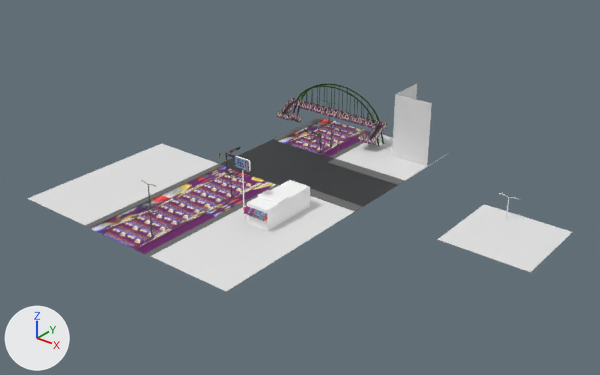
Renders of the Blender file data/mars/maps/import/marscity.blend from each side of a commit.
Before and after are seen from a 50 mm lens placed at (95.7, -80.7, 66.0), pointed at (14.0, 21.5, 2.6). The axes (+X, +Y, +Z) are drawn at lower left. The lights are the same throughout.

The first picture shows 'blvd_bridge', 'blvd_kfcmid', 'blvd_kfcs', 'blvd_main', 'city_floor', 'city_gig_carl_n', 'city_gig_carl_s', 'city_kfc', 'city_kfc_n', 'city_multi_s', 'city_septm'.
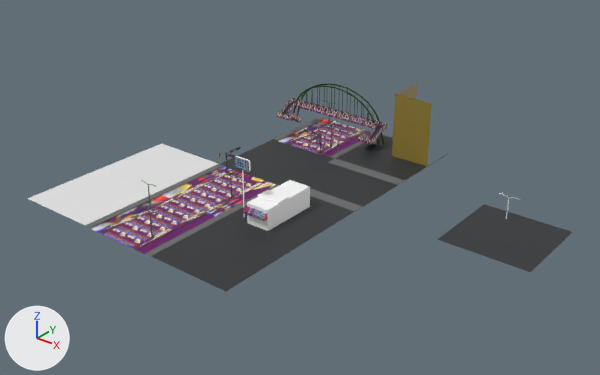
The change in detail:
me_plane_003 has 138 vertices, 134 faces and spans x -0.8..0.8, y -0.8..0.8, z 0.02..1.1.
me_plane_003 is used by ob_city_kfc; location (16.0, 15.9, 0.0); scale (10.0, 10.0, 10.0).
me_plane_003 part 1: 9 of the faces centred in x -0.53..0.53, y -0.53..0.53, z 0.02 switch from mat_marsnull (white #e7e7e7) to mat_marsindx_1 (black #2e3033).
me_plane_009 has 25 vertices, 16 faces and spans x -0.8..0.8, y -0.8..0.8, z 0.02.
me_plane_009 no longer uses material mat_marsnull (white #e7e7e7).
me_plane_009 now uses material mat_marsindx_1 (black #2e3033).
me_plane_007 has 43 vertices, 30 faces and spans x -0.8..0.8, y -0.8..0.8, z 0.0..1.29.
me_plane_007 is used by ob_city_multi_s; location (16.0, 47.9, 0.0); scale (10.0, 10.0, 10.0).
me_plane_007 part 2: all 26 faces centred in x -0.8..0.8, y -0.8..0.8, z 0.01..0.02 switch from mat_marsnull (white #e7e7e7) to mat_marsindx_1 (black #2e3033).
me_plane_007 part 3: all 4 faces centred in x 0.0..0.6, y 0.0..0.6, z 0.66 switch from mat_marsnull (white #e7e7e7) to mat_marsindx_225 (yellow #948035).
me_plane_012 has 25 vertices, 16 faces and spans x -0.8..0.8, y -0.8..0.8, z 0.0.
me_plane_012 no longer uses material mat_marsnull (white #e7e7e7).
me_plane_012 now uses material mat_marsindx_1 (black #2e3033).

Boxes [x1, y1, x2, y2] around the edits, measured in the pictures (600 x 375 px):
'city_kfc_n', recoloured (white to black)
    both: [151, 219, 295, 291]
'city_floor', recoloured (white to black)
    both: [437, 204, 572, 272]
part 1 of me_plane_003, recoloured (white to black)
    both: [222, 196, 355, 248]
part 2 of me_plane_007, recoloured (white to black)
    both: [335, 134, 447, 181]
part 3 of me_plane_007, recoloured
    both: [392, 84, 432, 166]
